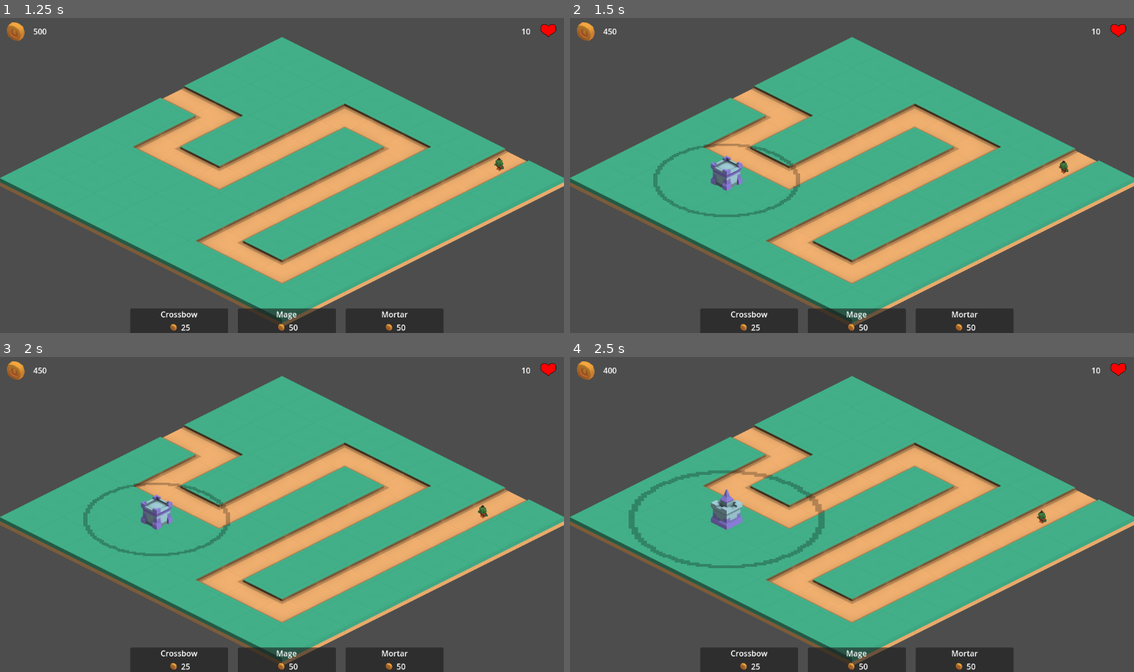
Above: before the commit, frames 1-4 (two rows, left to right).
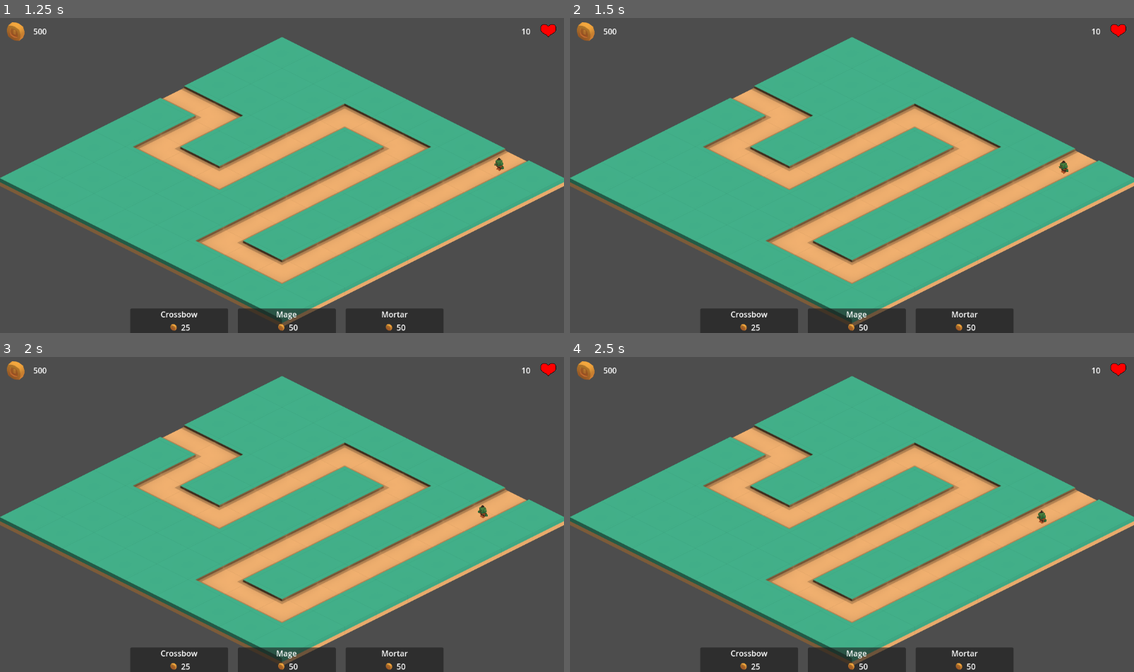
Above: after the commit, the same moments.

Repository: Robert-Riordan-UCD/GameDevJourney
Game: Godot game, scene res://Levels/Level1.tscn
Same seed, same stepped clock (60 frames per second), same inputs: the game is played once before the commit and once after it.
Inputs (mouse positions are in pixels of both pictures, inside the frame that each line leads up to):
- Up to frame 1 (1.25 s): move the mouse to (406, 159) at 0.52 s; press the mouse at (406, 159) at 0.53 s
- Up to frame 2 (1.5 s): move the mouse to (739, 191) at 1.27 s; release the mouse at (739, 191) at 1.28 s; click (739, 191) at 1.35 s
- Up to frame 3 (2 s): no input
- Up to frame 4 (2.5 s): move the mouse to (727, 520) at 2.02 s; hold Right mouse button (right_mouse) from 2.03 s (still down); click (727, 520) at 2.3 s

Frame 1 is identical in both runs. In frame 2, 1.1% of the frame differs, in the area x 5-41%, y 3-64%; in frame 3, 1.1%; in frame 4, 1.6%, in the area x 5-46%, y 3-68%.

Commit message:
Player can now select the tower they want to place

Diff:
--- a/Isometric_Tower_Defense/GUI/TowerSelectPanel.gd
+++ b/Isometric_Tower_Defense/GUI/TowerSelectPanel.gd
@@ -1,5 +1,7 @@
 @tool
 extends Panel
+
+signal tower_selected(tower)
 
 @export var tower : PackedScene :
 	set(t):
@@ -12,10 +14,13 @@
 @export var y_travel : int = 50
 @export var separation : int = 20
 
+@onready var mouse_over : bool = false
+
 func _ready() -> void:
 	_on_mouse_exited()
 
 func _on_mouse_entered():
+	mouse_over = true
 	var tween = get_tree().create_tween()
 	var x_offset : int = 0
 	for p in get_parent().get_children():
@@ -25,6 +30,7 @@
 	tween.tween_property(self, "position", Vector2(x_offset, -y_travel), 1).set_trans(Tween.TRANS_CUBIC)
 
 func _on_mouse_exited():
+	mouse_over = false
 	var tween = get_tree().create_tween()
 	var x_offset : int = 0
 	for p in get_parent().get_children():
@@ -32,3 +38,8 @@
 			break
 		x_offset += p.custom_minimum_size.x + separation
 	tween.tween_property(self, "position", Vector2(x_offset, y_travel), 1).set_trans(Tween.TRANS_CUBIC)
+
+func _input(event):
+	if event.is_action_pressed("left_mouse") and mouse_over:
+		tower_selected.emit(tower)
+		print("Tower selected")
--- a/Isometric_Tower_Defense/Levels/Level1.tscn
+++ b/Isometric_Tower_Defense/Levels/Level1.tscn
@@ -119,3 +119,6 @@
 [connection signal="enemy_spawned" from="SpawnPoint" to="Enemies" method="_on_spawn_point_enemy_spawned"]
 [connection signal="timeout" from="SpawnPoint/UnitTimer" to="SpawnPoint" method="_on_unit_timer_timeout"]
 [connection signal="timeout" from="SpawnPoint/WaveTimer" to="SpawnPoint" method="_on_wave_timer_timeout"]
+[connection signal="tower_selected" from="CanvasLayer/TowerSelect/HBoxContainer/CrossbowSelect" to="TowerManager" method="_on_tower_selected"]
+[connection signal="tower_selected" from="CanvasLayer/TowerSelect/HBoxContainer/MageSelect" to="TowerManager" method="_on_tower_selected"]
+[connection signal="tower_selected" from="CanvasLayer/TowerSelect/HBoxContainer/MortarSelect" to="TowerManager" method="_on_tower_selected"]
--- a/Isometric_Tower_Defense/Towers/TowerManager.gd
+++ b/Isometric_Tower_Defense/Towers/TowerManager.gd
@@ -4,19 +4,13 @@
 @export var level_manager : LevelManager
 @export var ground_tile_map : TileMap
 
-var crossbow_tower_scene := preload("res://Towers/CrossbowTower.tscn")
-var mage_tower_scene := preload("res://Towers/MageTower.tscn")
-var mortar_tower_scene := preload("res://Towers/MortarTower.tscn")
+@onready var selected_tower : PackedScene = null
 
 func _input(event):
 	if event.is_action_pressed("left_mouse"):
 		if ground_tile_map.can_place_tower(get_global_mouse_position()):
-			var new_tower : Tower = mortar_tower_scene.instantiate()
-			var r : float = randf()
-			if r < .33:
-				new_tower = mage_tower_scene.instantiate()
-			elif r < .66:
-				new_tower = crossbow_tower_scene.instantiate()
+			if selected_tower == null: return
+			var new_tower : Tower = selected_tower.instantiate()
 
 			if !level_manager.spend_gold(new_tower.price):
 				return
@@ -28,3 +22,6 @@
 	if !level_manager.spend_gold(cost):
 		return
 	tower.level_up()
+
+func _on_tower_selected(tower):
+	selected_tower = tower
